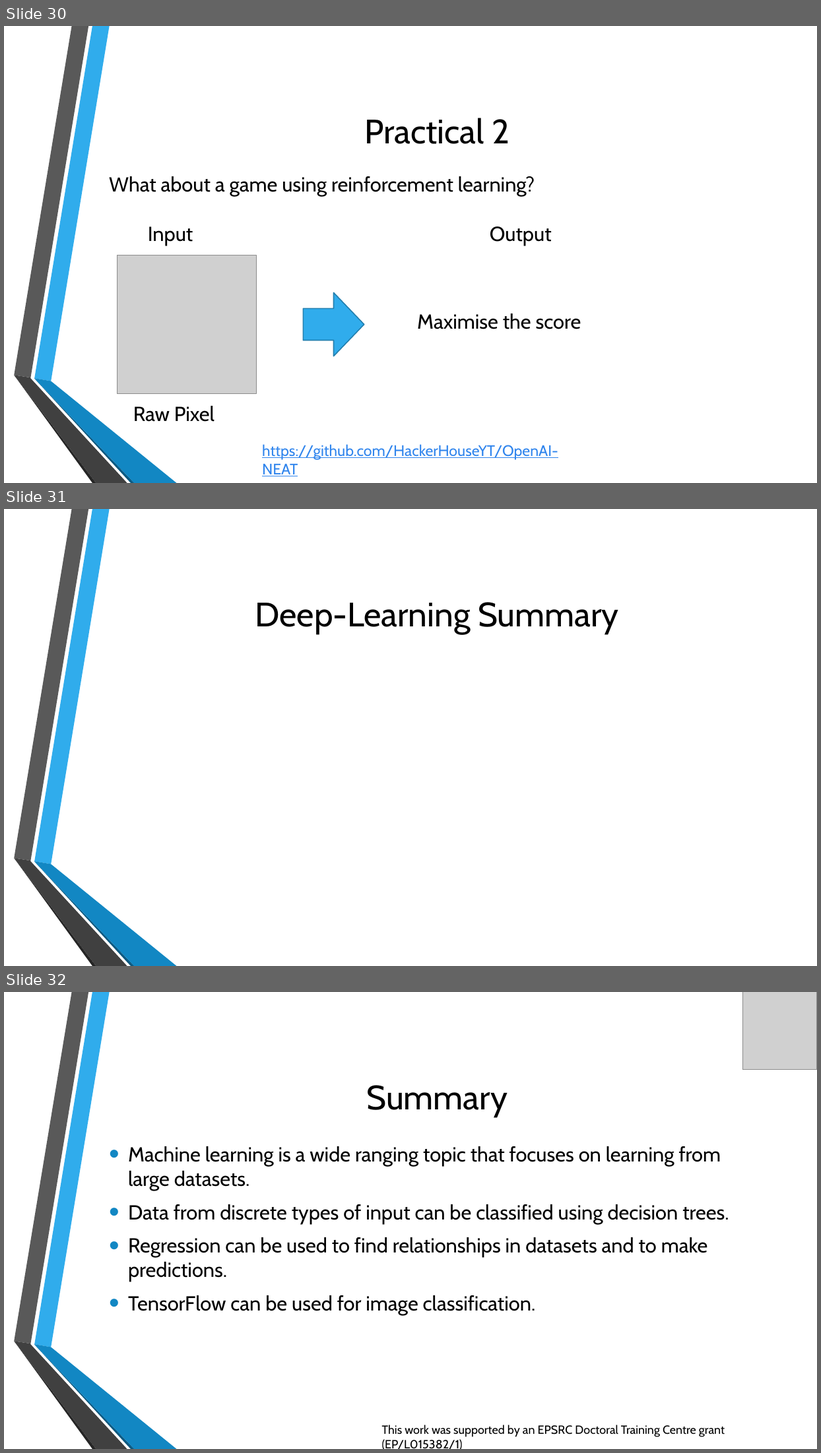
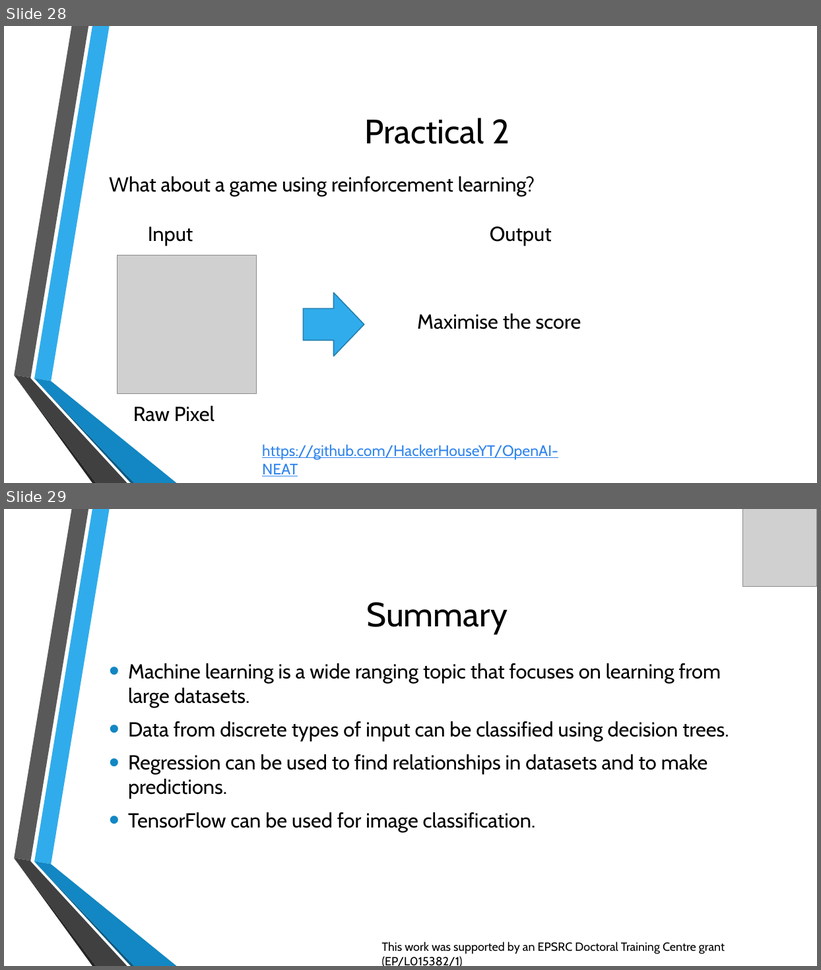
Before and after one commit to samuelsenior/ML_Intro, a slide deck: ML_Tools.pptx. Shown one above the other, each under a label of ours: slides 30, 31 and 32 before the commit, slides 28 and 29 after it. The pictures are 821x1453 and 821x970 pixels, drawn with LibreOffice and Linux fonts; fonts in the diff are those of the drawing; grey boxes stand for pictures; background and template pictures are left out. Boxes give left, top, right and bottom in pixels: in the first picture for what was removed or moved away, otherwise in the second. Text is boxed around its words. In the diff, an @@ line names an element or a change of style, - is before the commit and + after.

```diff
--- a/ML_Tools.pptx
+++ b/ML_Tools.pptx
@@ slide 31 removed at [4,509,817,966], background picture (left out); not listed: 6 template elements that a slide beside it also shows @@
@@ title removed at [255,602,618,634] @@
-Deep-Learning Summary
@@ what was slide 30 is now slide 28 @@
@@ what was slide 32 is now slide 29 @@
```
Also in this commit, not shown: 1 slide changed, 2 other slides removed, 1 other file.
